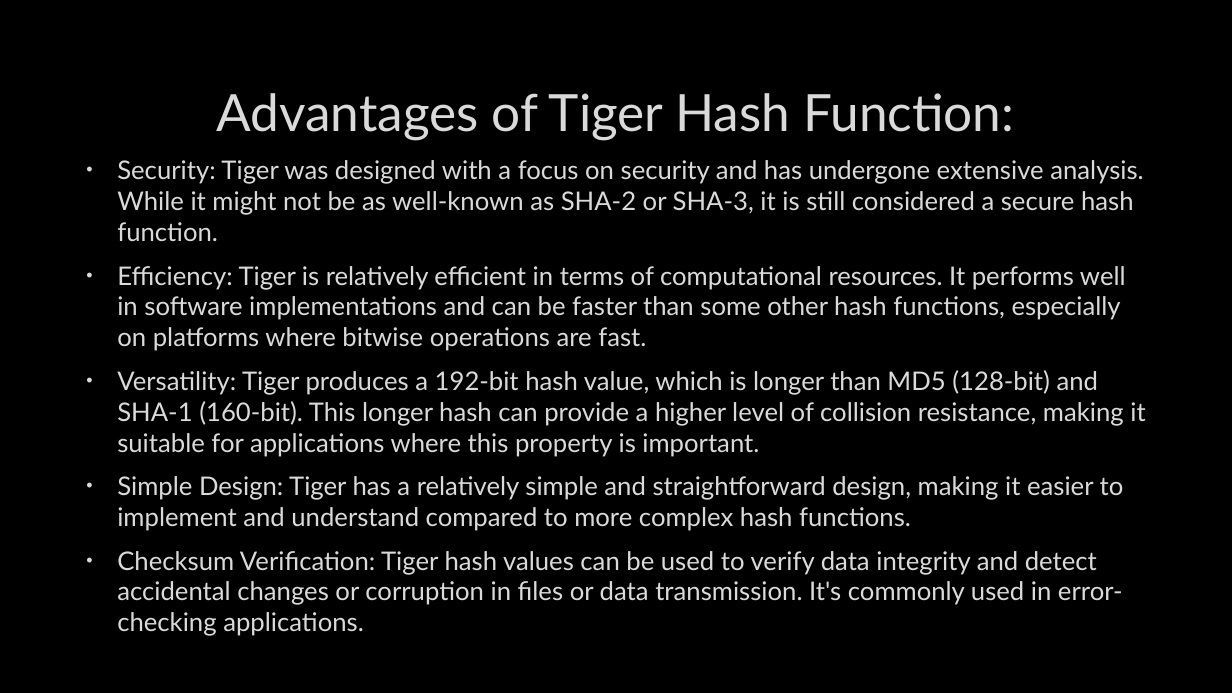
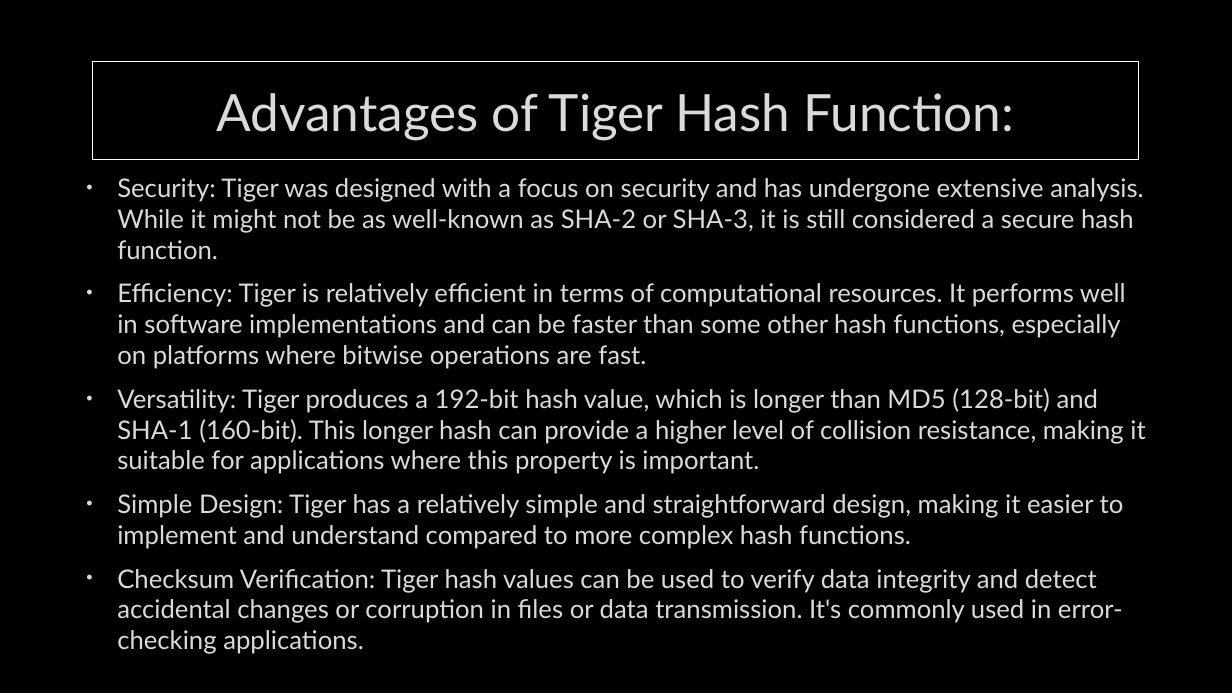
Before and after one commit to MohamedEmary/graduation-project, a slide deck: slide 48 of tasks/week-01/hashing.pptx. Drawn at 1232x693 pixels with LibreOffice and Linux fonts; fonts in the diff are those of the drawing; background and template pictures are left out. Boxes give left, top, right and bottom in pixels: in the first picture for what was removed or moved away, otherwise in the second. Text is boxed around its words. In the diff, an @@ line names an element or a change of style, - is before the commit and + after.

Commit message:
minor change

```diff
--- a/tasks/week-01/hashing.pptx
+++ b/tasks/week-01/hashing.pptx
@@ title "Advantages of Tiger Hash Function:": place and size @@
-title "Advantages of Tiger Hash Function:" at (217,93,1014,140)
+title "Advantages of Tiger Hash Function:" at (92,62,1139,160)
@@ title "Advantages of Tiger Hash Function:" at (92,62,1139,160): outline none to #FFFFFF 0.75 pt; shadow on @@
@@ text "Security: Tiger was designed with ...": place and size @@
-text "Security: Tiger was designed with ..." at (117,160,1145,636)
+text "Security: Tiger was designed with ..." at (117,178,1145,654)
```
Also in this commit, not shown: 30 other slides changed.
